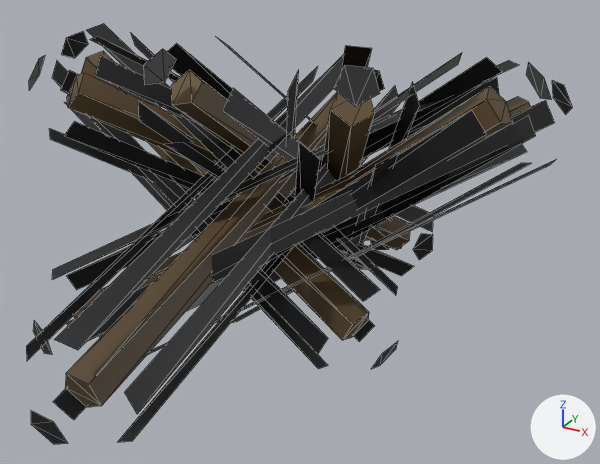
The glTF model assets/models/prop_brush.glb, before and after one commit.
The view is the same before and after, from a camera (50 mm lens) standing at (0.944, -1.598, 1.093) and looking at (0.095, -0.053, 0.32). The lights are fixed; the arrows at lower right show +X, +Y and +Z. The picture after the commit comes second. Mesh edges are drawn as thin lines. Vertices at exactly the same position are counted once.

The first picture shows 'prop'.
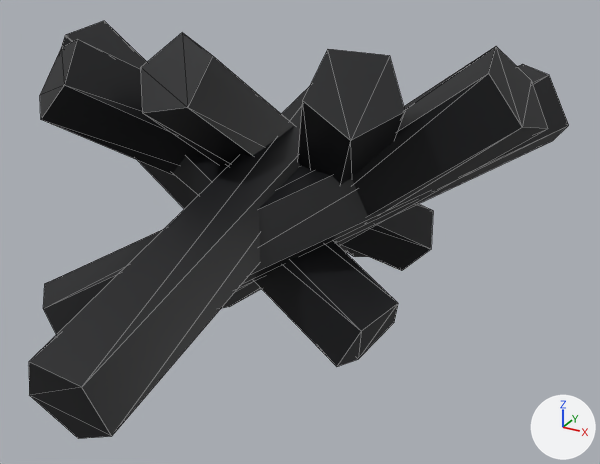
Pixel boxes [x1, y1, x2, y2] of what changed, in the pictures (600 x 464 px; the box of a moved part takes in the faces that stretch with it):
'prop', reshaped
    before: [26, 23, 573, 444]
    after: [29, 21, 569, 439]
part 1 of me_prop, moved or reshaped (not visible afterwards)
    before: [321, 86, 513, 233]
part 2 of me_prop, moved or reshaped (not visible afterwards)
    before: [67, 73, 410, 250]
part 3 of me_prop, moved or reshaped (not visible afterwards)
    before: [65, 93, 337, 407]
part 4 of me_prop, moved or reshaped (not visible afterwards)
    before: [321, 93, 374, 181]
part 5 of me_prop, moved or reshaped (not visible afterwards)
    before: [81, 51, 369, 340]
part 6 of me_prop, moved or reshaped (not visible afterwards)
    before: [74, 96, 531, 318]
part 7 of me_prop, moved or reshaped (not visible afterwards)
    before: [171, 70, 372, 240]
part 8 of me_prop, rebuilt
    before: [167, 43, 232, 100]
    after: [141, 32, 368, 257]
part 9 of me_prop, rebuilt
    before: [164, 142, 366, 269]
    after: [29, 86, 310, 439]
part 10 of me_prop, rebuilt
    before: [90, 36, 361, 167]
    after: [40, 39, 433, 271]
part 11 of me_prop, rebuilt (68% narrower, 16% taller)
    before: [95, 56, 433, 232]
    after: [298, 49, 405, 253]
part 12 of me_prop, rebuilt
    before: [64, 121, 414, 276]
    after: [43, 64, 569, 335]
part 13 of me_prop, rebuilt
    before: [175, 53, 462, 251]
    after: [221, 46, 547, 309]
part 14 of me_prop, rebuilt (26% wider, 31% taller)
    before: [130, 32, 398, 295]
    after: [61, 21, 398, 367]
part 15 of me_prop, deleted
    before: [26, 23, 573, 444]
part 16 of me_prop, deleted
    before: [138, 38, 401, 261]

What changed in the scene script:
```text
Change me_prop:
    verts and faces of me_prop; kept vertices keep their numbers, new ones are numbered from 280
    remove me_prop.from_pydata(...)  # 280 vertices, 224 faces; spans x -0.688..0.612, y -0.784..0.599, z 0.0..0.77
    add me_prop.from_pydata(...)  # 140 vertices, 224 faces; spans x -0.669..0.61, y -0.75..0.598, z 0.0..0.775
    me_prop part 1: the loose piece of 10 vertices spanning x -0.221..0.541, y -0.036..0.045, z 0.072..0.694 is moved by (0.0, 0.0, 0.009)
    me_prop part 2: the loose piece of 10 vertices spanning x -0.421..0.185, y -0.257..0.48, z 0.093..0.674 is moved by (0.0, 0.0, 0.009)
    me_prop part 3: the loose piece of 10 vertices spanning x -0.047..0.072, y -0.698..0.381, z 0.187..0.574 is moved by (0.0, 0.0, 0.009)
    me_prop part 4: the loose piece of 10 vertices spanning x -0.116..0.317, y -0.197..0.457, z 0.061..0.701 is moved by (0.0, 0.0, 0.009)
    me_prop part 5: the loose piece of 10 vertices spanning x -0.61..0.299, y -0.156..0.11, z 0.114..0.65 is moved by (0.0, 0.0, 0.009)
    me_prop part 6: the loose piece of 10 vertices spanning x -0.266..0.54, y -0.468..0.302, z 0.145..0.613 is moved by (0.0, 0.0, 0.009)
    me_prop part 7: the loose piece of 10 vertices spanning x -0.15..0.064, y -0.215..0.53, z 0.07..0.697 is moved by (0.0, 0.0, 0.009)
    me_prop part 8: the loose piece of 4 vertices spanning x -0.215..-0.047, y -0.136..0.576, z 0.146..0.739 is rebuilt with 10 vertices and now spans x -0.212..0.119, y -0.276..0.598, z 0.011..0.773
    me_prop part 9: the loose piece of 4 vertices spanning x -0.11..0.073, y -0.272..0.42, z 0.002..0.574 is rebuilt with 10 vertices and now spans x -0.104..0.124, y -0.75..0.437, z 0.13..0.641
    me_prop part 10: the loose piece of 4 vertices spanning x -0.406..0.172, y -0.166..0.533, z 0.222..0.746 is rebuilt with 10 vertices and now spans x -0.488..0.252, y -0.319..0.549, z 0.036..0.751
    me_prop part 11: the loose piece of 4 vertices spanning x -0.289..0.257, y -0.278..0.436, z 0.18..0.723 is rebuilt with 10 vertices and now spans x -0.176..0.385, y -0.259..0.527, z 0.0..0.775
    me_prop part 12: the loose piece of 4 vertices spanning x -0.341..0.229, y -0.323..0.354, z 0.051..0.597 is rebuilt with 10 vertices and now spans x -0.329..0.61, y -0.53..0.371, z 0.086..0.68
    me_prop part 13: the loose piece of 4 vertices spanning x -0.274..0.446, y -0.064..-0.014, z 0.194..0.761 is rebuilt with 10 vertices and now spans x -0.287..0.607, y -0.082..0.101, z 0.013..0.77
    me_prop part 14: the loose piece of 4 vertices spanning x -0.548..0.335, y -0.035..0.182, z 0.189..0.69 is rebuilt with 10 vertices and now spans x -0.669..0.363, y -0.209..0.173, z 0.055..0.723
    me_prop part 15: 38 loose pieces with 166 vertices, spanning x -0.688..0.612, y -0.784..0.599, z 0.003..0.77, are deleted
    me_prop part 16
    add delete_vertices([137, 203, 205, 208, 210, 260, *range(262, 267), 268, 270, 273, 276, 279])  # with the faces that use them
```
